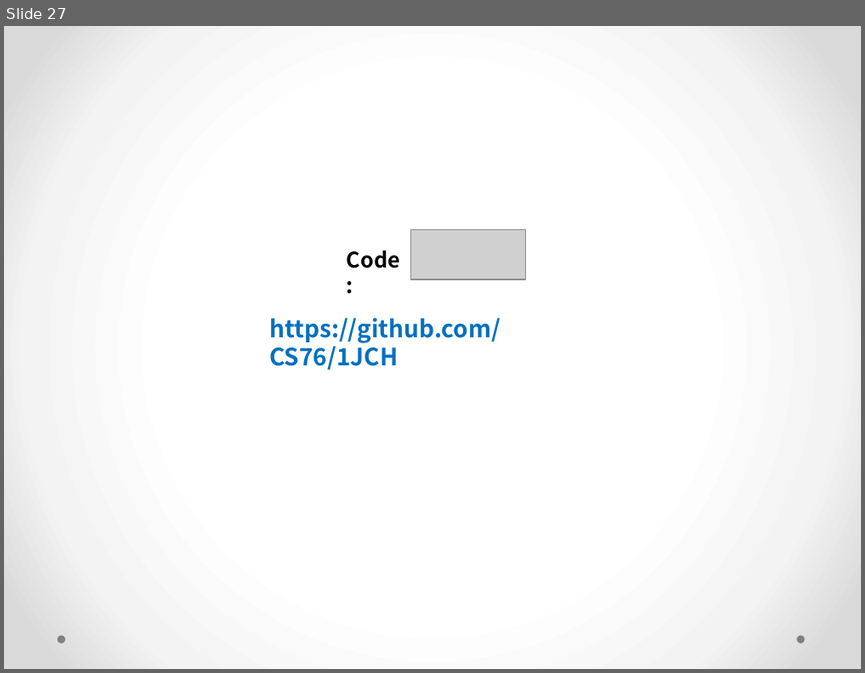
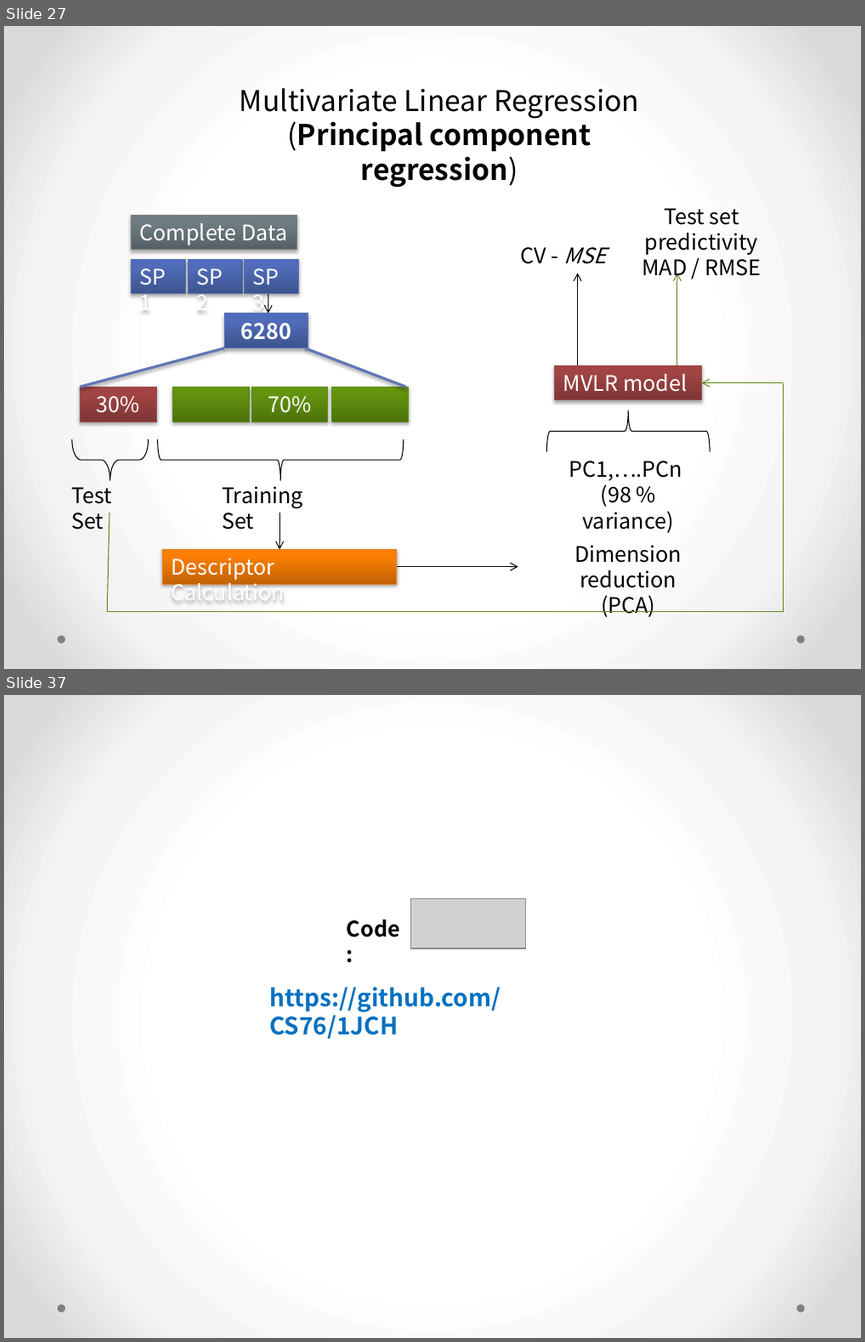
Before and after one commit to CS76/1JCH, a slide deck: Data/ProjectPresentation.pptx. Shown one above the other, each under a label of ours: slide 27 before the commit, slides 27 and 37 after it; the slides between them are not shown. The pictures are 865x673 and 865x1342 pixels, drawn with LibreOffice and Linux fonts; fonts in the diff are those of the drawing; grey boxes stand for pictures. Boxes give left, top, right and bottom in pixels: in the first picture for what was removed or moved away, otherwise in the second. Text is boxed around its words. In the diff, an @@ line names an element or a change of style, - is before the commit and + after.

```diff
--- a/Data/ProjectPresentation.pptx
+++ b/Data/ProjectPresentation.pptx
@@ slide 27 added at (4, 26, 861, 669), background gradient #FFFFFF to #F4F4F4 to #DADADA; not listed: 2 template elements that a slide beside it also shows @@
@@ text added at (239, 88, 639, 187), 24 pt, text #000000 @@
+Multivariate Linear Regression
+(Principal component regression)
@@ rectangle added at (132, 215, 297, 249), fill gradient #566065 to #6F7D83 to #6F7E84, outline #727D82 0.75 pt, 18 pt, text #FFFFFF @@
+Complete Data
@@ text added at (642, 208, 761, 280), 18 pt, text #000000 @@
+Test set predictivity
+MAD / RMSE
@@ text added at (521, 247, 606, 264), 18 pt, text #000000 @@
+CV - MSE
@@ rectangle added at (132, 259, 187, 293), fill gradient #3E5490 to #516DBB to #4F6CBE, outline #5C72B2 0.75 pt, 18 pt, text #FFFFFF @@
+SP1
@@ rectangle added at (188, 259, 242, 293), fill gradient #3E5490 to #516DBB to #4F6CBE, outline #5C72B2 0.75 pt, 18 pt, text #FFFFFF @@
+SP2
@@ rectangle added at (244, 259, 299, 293), fill gradient #3E5490 to #516DBB to #4F6CBE, outline #5C72B2 0.75 pt, 18 pt, text #FFFFFF @@
+SP3
@@ arrow added from (577, 365) to (577, 272), #000000 0.75 pt @@
@@ arrow added from (677, 365) to (677, 272), #62891C 0.75 pt @@
@@ arrow added from (268, 295) to (268, 313), #000000 0.75 pt @@
@@ group added at (80, 313, 408, 422): 5 rectangles, 2 lines @@
+6280
+30%
+70%
@@ rectangle added at (555, 365, 702, 399), fill gradient #7D3535 to #A24545 to #A44343, outline #9A4E4E 0.75 pt, 18 pt, text #FFFFFF @@
+MVLR model
@@ arrow added from (783, 382) to (702, 382), #62891C 0.75 pt @@
@@ line added from (783, 382) to (783, 611), #62891C 0.75 pt @@
@@ right brace added at (546, 410, 710, 451), outline #000000 0.75 pt @@
@@ right brace added at (72, 438, 148, 480), outline #000000 0.75 pt @@
@@ right brace added at (158, 439, 404, 481), outline #000000 0.75 pt @@
@@ text added at (568, 460, 682, 533), 18 pt, text #000000 @@
+PC1,….PCn
+(98 % variance)
@@ text added at (71, 487, 112, 529), 18 pt, text #000000 @@
+Test Set
@@ text added at (222, 486, 303, 529), 18 pt, text #000000 @@
+Training Set
@@ line added from (109, 512) to (107, 611), #62891C 0.75 pt @@
@@ arrow added from (280, 512) to (280, 549), #000000 0.75 pt @@
@@ rectangle added at (162, 549, 397, 583), fill gradient #C26203 to #FB8004 to #FF8002, outline #E6811C 0.75 pt, 18 pt, text #FFFFFF @@
+Descriptor Calculation
@@ text added at (574, 544, 681, 617), 18 pt, text #000000 @@
+Dimension reduction
+(PCA)
@@ arrow added from (397, 567) to (518, 567), #000000 0.75 pt @@
@@ line added from (783, 611) to (107, 611), #62891C 0.75 pt @@
@@ what was slide 27 is now slide 37 @@
```
Also in this commit, not shown: 3 slides changed, 9 other slides added, 7 other files.
